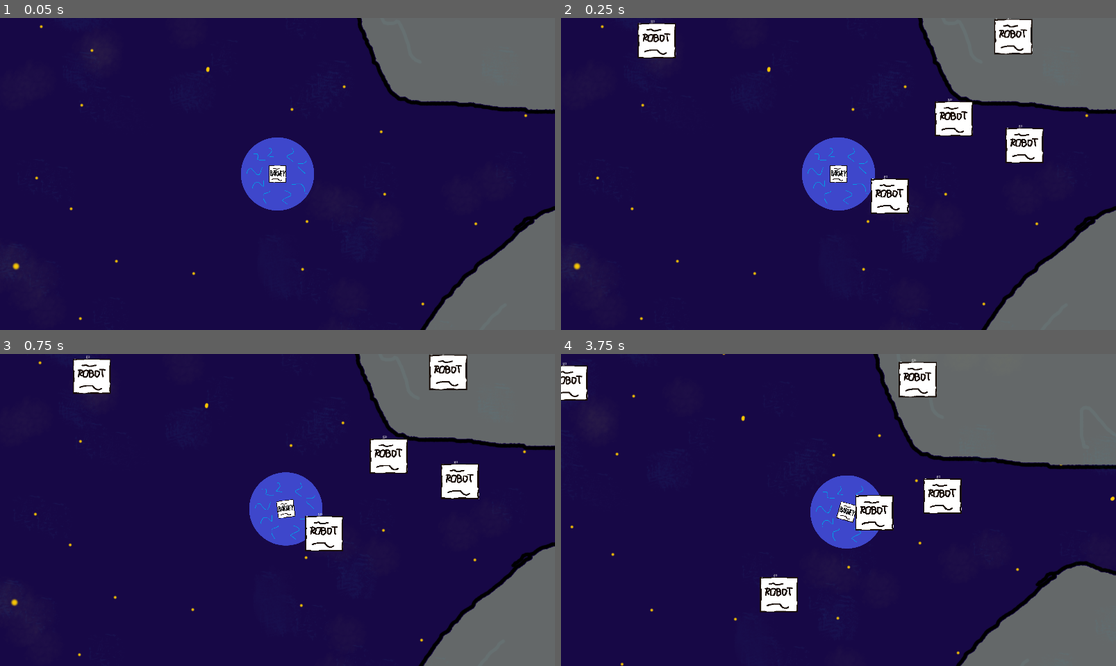
Above: before the commit, frames 1-4 (two rows, left to right).
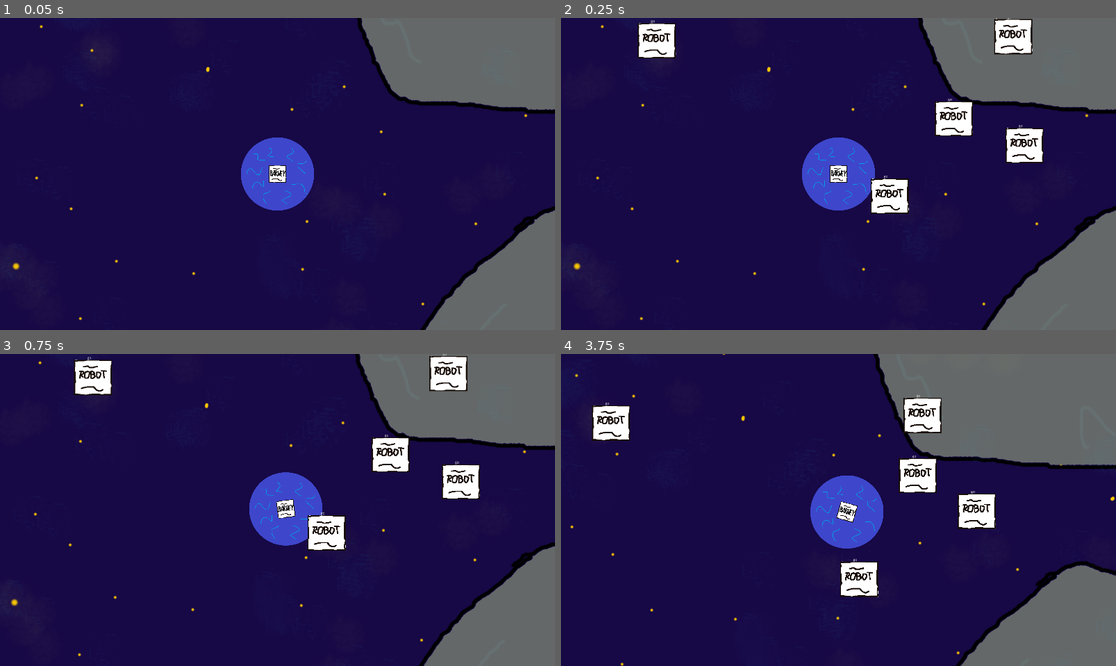
Above: after the commit, the same moments.

Repository: game-jam-team-gut/not-so-lonely
Game: Godot game, scene res://Space.tscn
Two runs of this game, one before a commit and one after it. Both use one fixed random seed, a clock stepped at 60 frames per second and the inputs below.
Inputs (mouse positions are in pixels of both pictures, inside the frame that each line leads up to):
- Up to frame 1 (0.05 s): no input
- Up to frame 2 (0.25 s): no input
- Up to frame 3 (0.75 s): move the mouse to (399, 494) at 0.52 s; press the mouse at (399, 494) at 0.53 s
- Up to frame 4 (3.75 s): move the mouse to (727, 525) at 1.27 s; release the mouse at (727, 525) at 1.28 s; click (727, 525) at 1.35 s; move the mouse to (894, 441) at 2.02 s; press the mouse at (894, 441) at 2.03 s; move the mouse to (810, 572) at 2.77 s; release the mouse at (810, 572) at 2.78 s; click (810, 572) at 2.85 s; move the mouse to (1005, 556) at 3.52 s; press the mouse at (1005, 556) at 3.53 s

Frame 1 is identical in both runs. In frame 2, 0.1% of the frame differs, in the area x 13-87%, y 1-63%; in frame 3, 1.8%; in frame 4, 7.4%, in the area x 0-79%, y 1-83%.

Commit message:
More interesting foreign robots movement mechanics

Diff:
--- a/ForeignRobot/ForeignRobot.gd
+++ b/ForeignRobot/ForeignRobot.gd
@@ -1,30 +1,49 @@
 extends RigidBody2D
 
-var direction_to_go = null
+
+
+var go = 0
+var position_to_go = null
+
 var rng = RandomNumberGenerator.new()
+var state_time #constant for the whole lifetime
+
 var camera #set by spawner
+
 var movement_force_max = 12
 var movement_force_min = 5
 
 func _ready():
-	pass
+	rng.randomize()
+	state_time = rng.randi_range(500, 10000)
 
 func idle():
 	pass # do nothing XD
 
 func choose_direction():
-	var move_distance = camera.get_viewport().size.length()
 	rng.randomize()
-	var signs = [1, -1]
-	var rand_sign = Vector2(signs[rng.randi_range(0,1)], signs[rng.randi_range(0,1)])
-	rng.randomize()
-	var delta = Vector2(rng.randf_range(1,2), rng.randf_range(1,2))
-	direction_to_go = camera.get_camera_position() + move_distance * delta * rand_sign
+	match rng.randi_range(1,2):
+		1:
+			var move_distance = camera.get_viewport().size.length()
+			rng.randomize()
+			var signs = [1, -1]
+			var rand_sign = Vector2(signs[rng.randi_range(0,1)], signs[rng.randi_range(0,1)])
+			rng.randomize()
+			var delta = Vector2(rng.randf_range(1,2), rng.randf_range(1,2))
+			position_to_go = camera.global_position + move_distance * delta * rand_sign
+		2:
+			if camera.global_position.distance_to(position) < camera.get_viewport().size.length() / 3:
+				position_to_go = position + (position - camera.global_position)
+			else:
+				position_to_go = camera.global_position + Vector2(rng.randf_range(-100, 100), rng.randf_range(-100, 100))
 
 func go():
+	go += 1
+	if (go > 0):
+		print(name + " GO " + str(go))
 	rng.randomize()
-	var strength = (direction_to_go - position).normalized() * rng.randi_range(movement_force_min,movement_force_max)
-	add_force(Vector2.ZERO, strength * 2)
+	var strength = (position_to_go - position).normalized() * rng.randi_range(movement_force_min, movement_force_max)
+	add_force(Vector2.ZERO, strength)
 	add_central_force(strength)
 
 # Called every frame. 'delta' is the elapsed time since the previous frame.
--- a/ForeignRobot/ForeignRobotStateMachine.gd
+++ b/ForeignRobot/ForeignRobotStateMachine.gd
@@ -2,6 +2,7 @@
 
 var label: Label
 var change_to_next_state = false
+var state_start = 0
 
 func _ready():
 	label = get_node("../Label")
@@ -19,17 +20,19 @@
 			parent.choose_direction()
 
 func _get_transition(delta):
+	var state_duration = (OS.get_ticks_msec() - state_start) #msec
 	match current_state:
 		states.idle:
 			return states.choose_direction
 		states.choose_direction:
 			return states.go
 		states.go:
-			if ((parent.direction_to_go - parent.position).length() < 1):
+			if ((parent.position_to_go - parent.position).length() < 1) || state_duration > parent.state_time:
 				return states.idle
 	return null;
 
 func _enter_state(new_state, old_state):
+	state_start = OS.get_ticks_msec()
 	match new_state:
 		states.go:
 			parent.go()
--- a/Space/RobotSpawner.tscn
+++ b/Space/RobotSpawner.tscn
@@ -6,6 +6,7 @@
 script = ExtResource( 1 )
 
 [node name="SpawnTimer" type="Timer" parent="."]
+wait_time = 3.0
 autostart = true
 
 [connection signal="timeout" from="SpawnTimer" to="." method="_on_SpawnTimer_timeout"]
